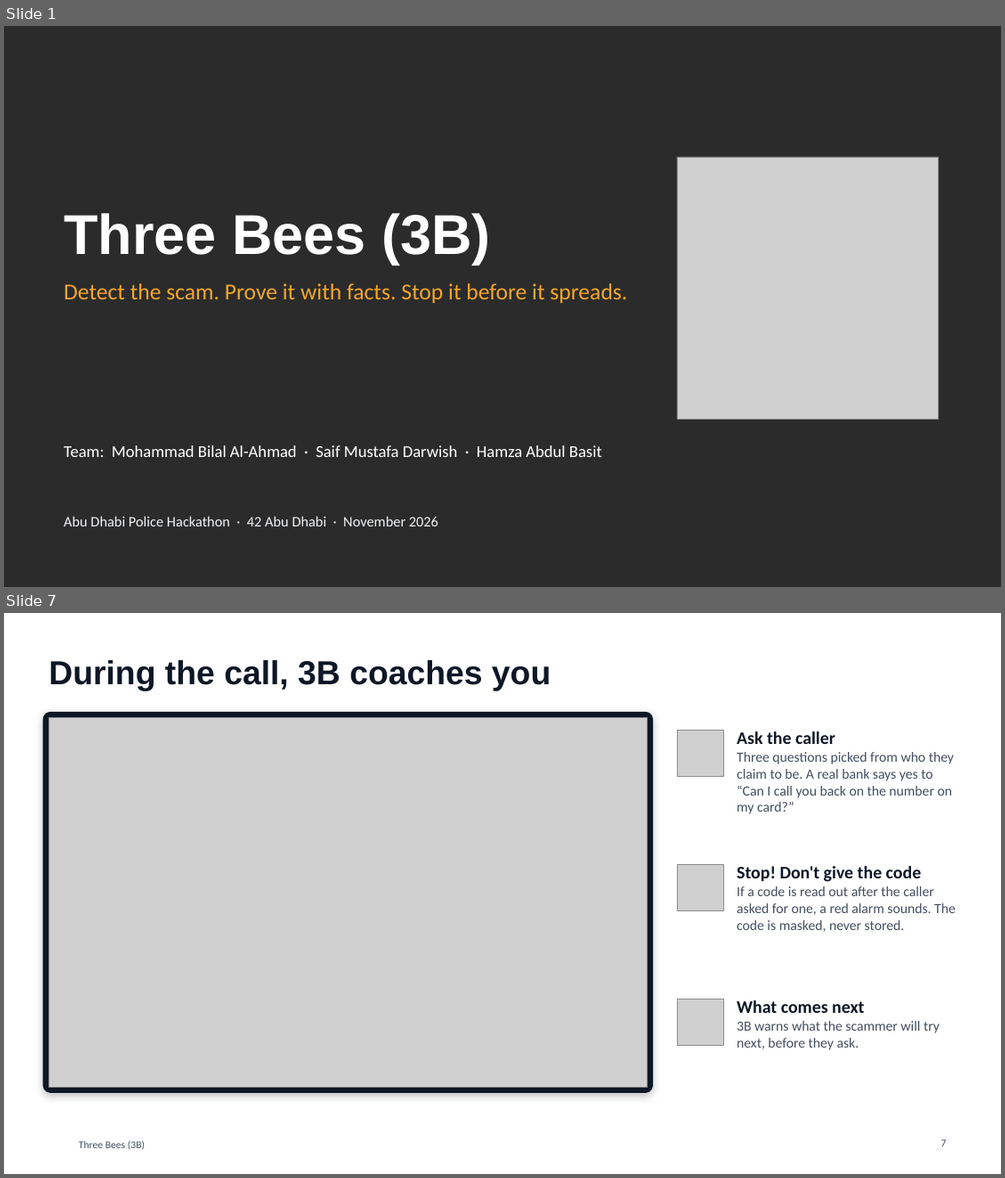
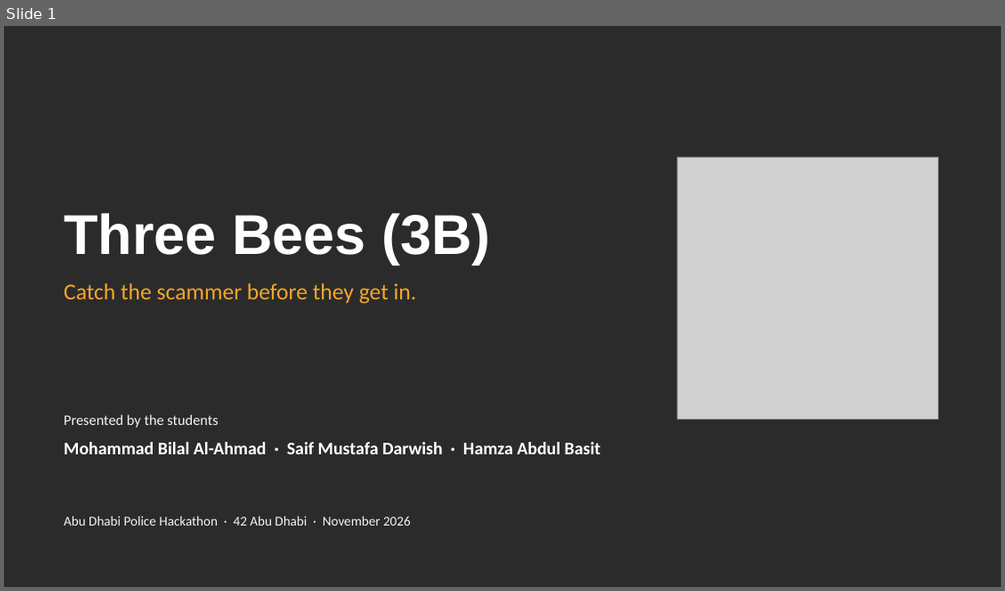
Before and after one commit to Mezx-1/three-bees, a slide deck: docs/presentation/ThreeBees_3B.pptx. Shown one above the other, each under a label of ours: slides 1 and 7 before the commit, slide 1 after it; the slides between them are not shown. The pictures are 1005x1178 and 1005x591 pixels, drawn with LibreOffice and Linux fonts; fonts in the diff are those of the drawing; grey boxes stand for pictures; background and template pictures are left out; a plain dark background stands for a picture behind light text. Boxes give left, top, right and bottom in pixels: in the first picture for what was removed or moved away, otherwise in the second. Text is boxed around its words. In the diff, an @@ line names an element or a change of style, - is before the commit and + after.

```diff
--- a/docs/presentation/ThreeBees_3B.pptx
+++ b/docs/presentation/ThreeBees_3B.pptx
@@ slide 7 removed at [4,613,1001,1174], background #FFFFFF @@
@@ title removed at [48,660,550,690] @@
-During the call, 3B coaches you
@@ rounded rectangle removed at [43,712,653,1093] @@
@@ picture removed at [48,718,647,1087] @@
@@ picture removed at [677,730,723,776] @@
@@ text removed at [736,731,954,814] @@
-Ask the caller
-Three questions picked from who they claim to be. A real bank says yes to “Can I call you back on the number on my card?”
@@ picture removed at [677,864,723,910] @@
@@ text removed at [736,866,955,932] @@
-Stop! Don't give the code
-If a code is read out after the caller asked for one, a red alarm sounds. The code is masked, never stored.
@@ picture removed at [677,999,723,1046] @@
@@ text removed at [736,1000,939,1050] @@
-What comes next
-3B warns what the scammer will try next, before they ask.
@@ text removed at [79,1140,145,1150] @@
-Three Bees (3B)
@@ page number removed at [941,1139,947,1146] @@
-7
@@ slide 1 changed as well @@
@@ text at [64,283,417,304]: text changed @@
-Detect the scam. Prove it with facts. Stop it before it spreads.
+Catch the scammer before they get in.
@@ text added at [64,414,218,427], 14 pt, text #F2F4F7 @@
+Presented by the students
@@ text at [64,442,601,454]: text changed; size 16 to 17 pt; bold on @@
-Team: Mohammad Bilal Al-Ahmad · Saif Mustafa Darwish · Hamza Abdul Basit
+Mohammad Bilal Al-Ahmad · Saif Mustafa Darwish · Hamza Abdul Basit
@@ text "Abu Dhabi Police Hackathon · ..." at [64,516,411,525]: size 14 to 13 pt @@
```
Also in this commit, not shown: 2 other slides changed, 11 slides added, 8 other slides removed.
